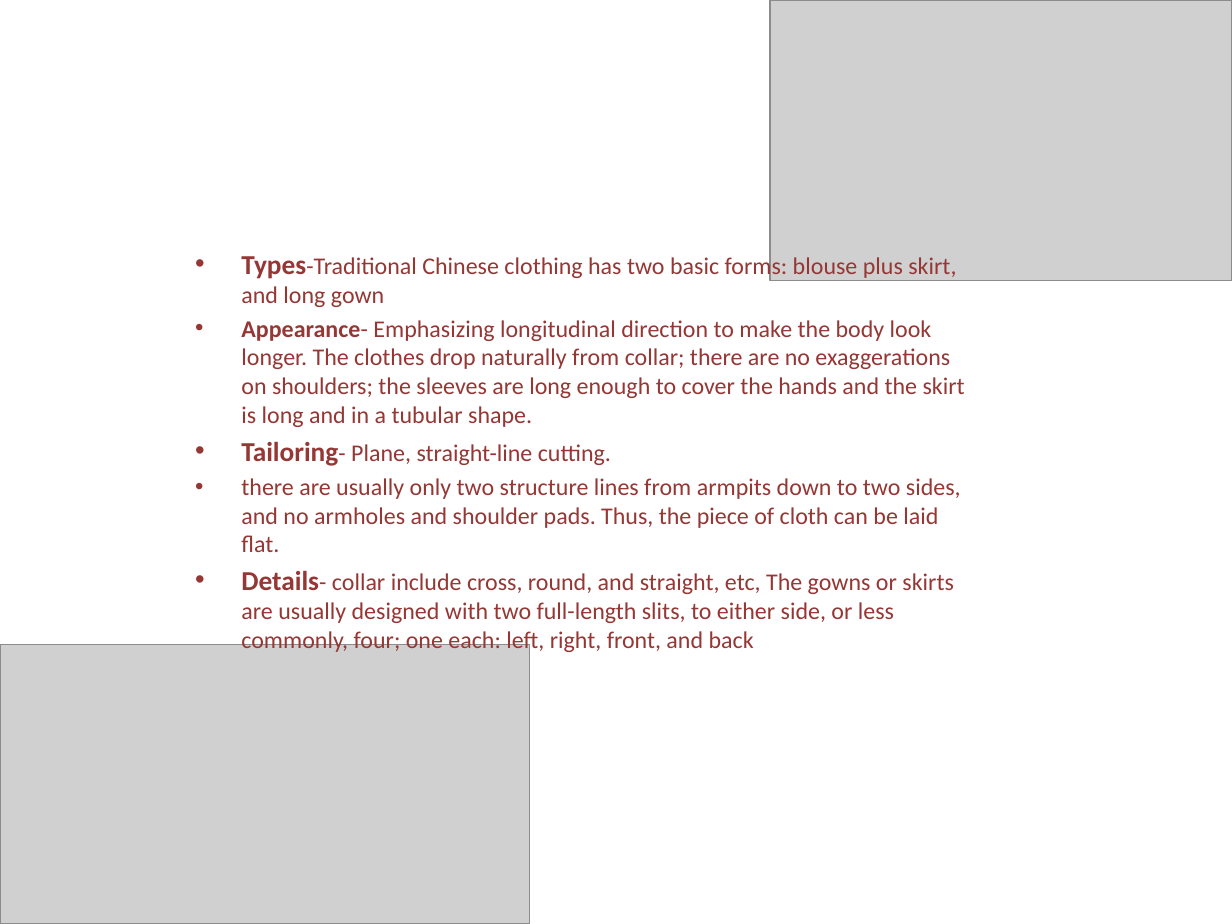
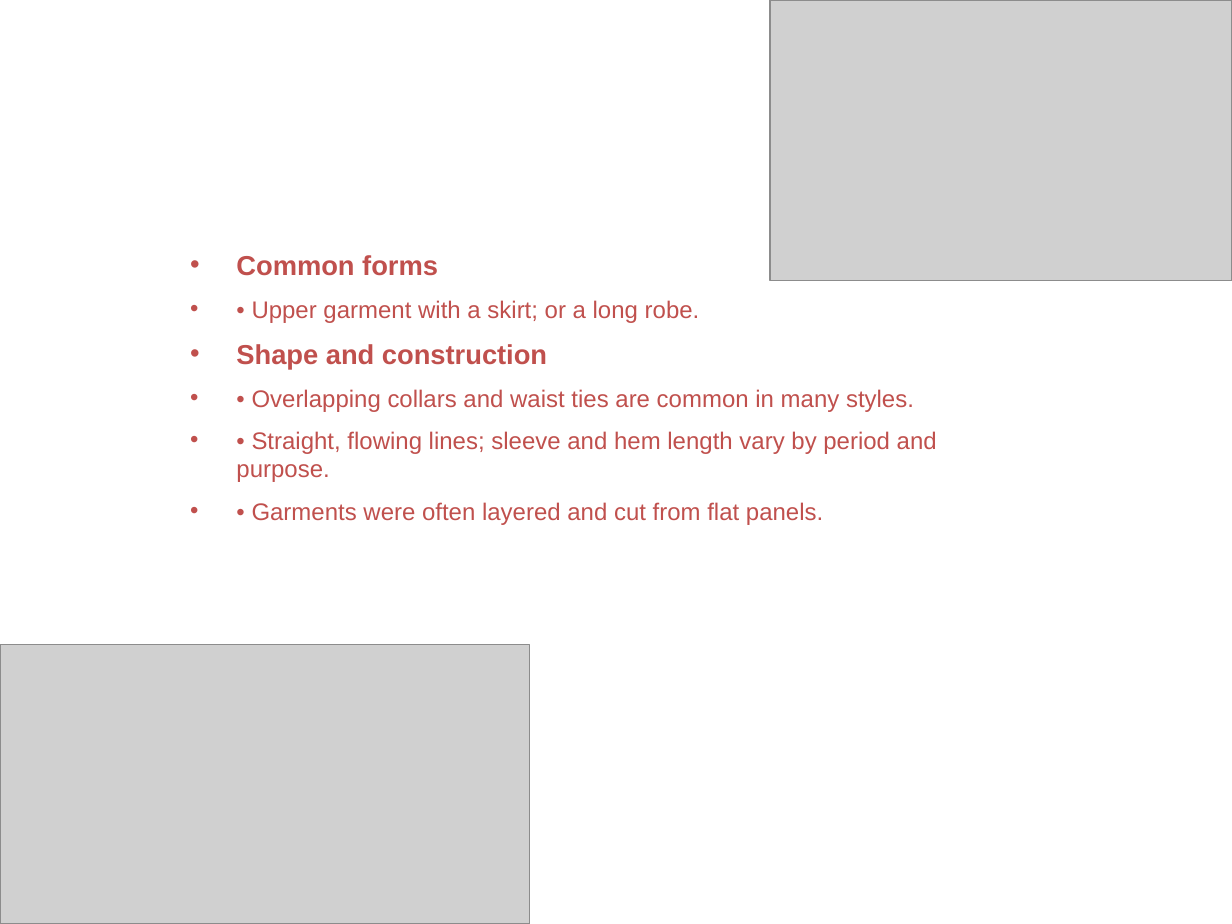
Before and after one commit to loxdpsy/pptx, a slide deck: slide 3 of ancientchineseclothinghk.pptx. Drawn at 1232x924 pixels with LibreOffice and Linux fonts; fonts in the diff are those of the drawing; grey boxes stand for pictures. Boxes give left, top, right and bottom in pixels: in the first picture for what was removed or moved away, otherwise in the second. Text is boxed around its words. In the diff, an @@ line names an element or a change of style, - is before the commit and + after.

```diff
--- a/ancientchineseclothinghk.pptx
+++ b/ancientchineseclothinghk.pptx
@@ text at (236, 255, 937, 525): text changed; font Calibri to Arial; text colour #953735 to #C0504D @@
-• Types-Traditional Chinese clothing has two basic forms: blouse plus skirt, and long gown
-• Appearance- Emphasizing longitudinal direction to make the body look longer. The clothes drop naturally from collar; there are no exaggerations on shoulders; the sleeves are long enough to cover the hands and the skirt is long and in a tubular shape.
-• Tailoring- Plane, straight-line cutting.
-• there are usually only two structure lines from armpits down to two sides, and no armholes and shoulder pads. Thus, the piece of cloth can be laid flat.
-• Details- collar include cross, round, and straight, etc, The gowns or skirts are usually designed with two full-length slits, to either side, or less commonly, four; one each: left, right, front, and back
+• Common forms
+• • Upper garment with a skirt; or a long robe.
+• Shape and construction
+• • Overlapping collars and waist ties are common in many styles.
+• • Straight, flowing lines; sleeve and hem length vary by period and purpose.
+• • Garments were often layered and cut from flat panels.
```
Also in this commit, not shown: 6 other slides changed, 3 slides added, 28 slides removed.
